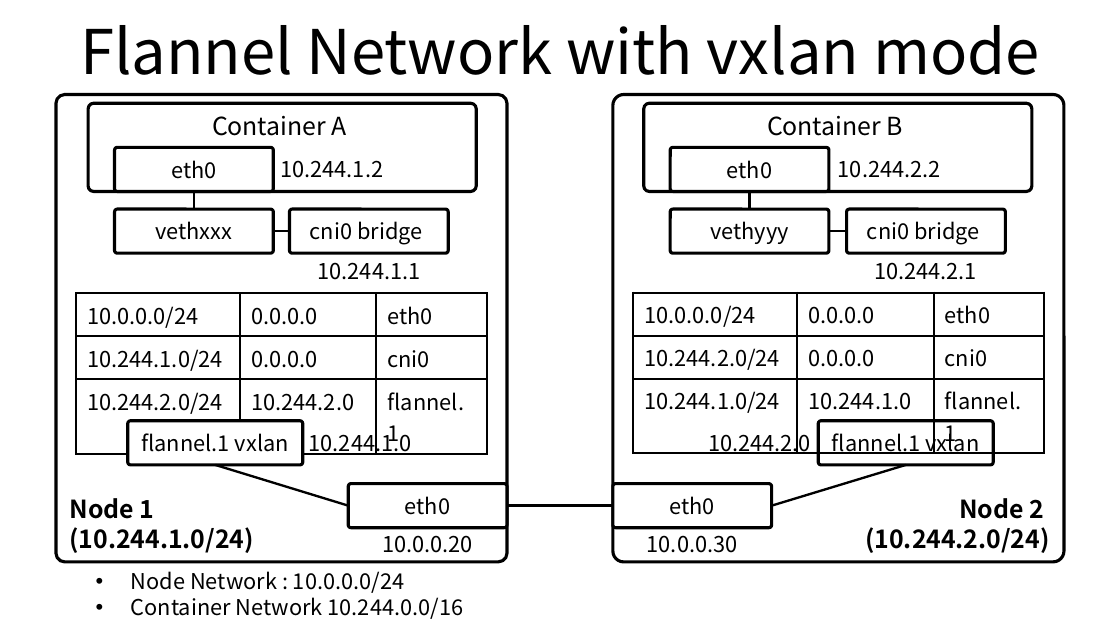
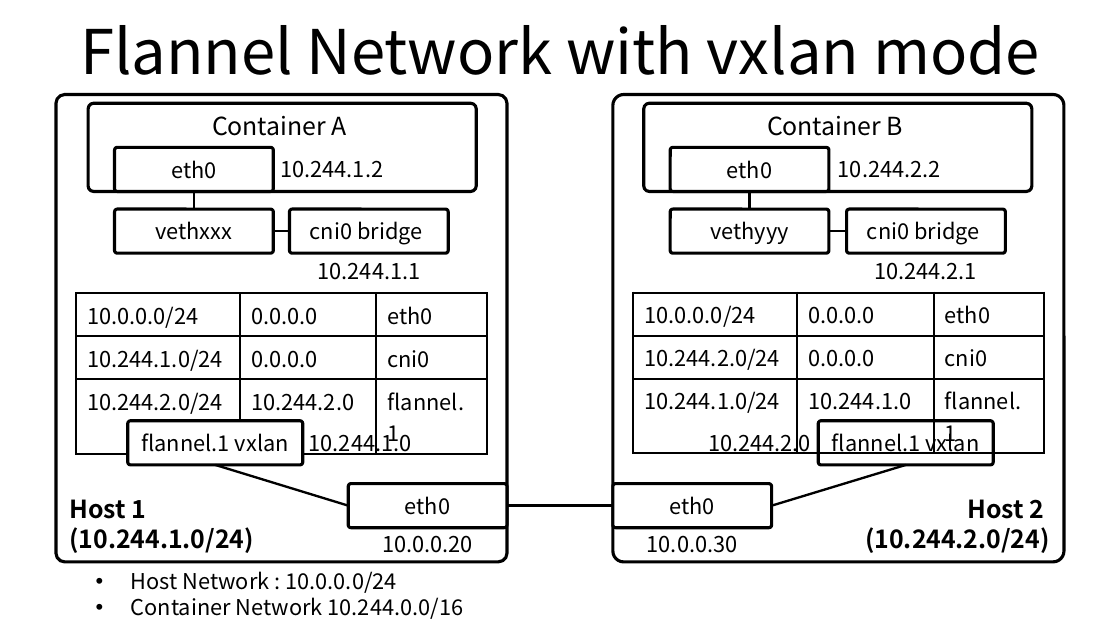
Before and after one commit to ssup2/blog-old, a slide deck: slide 3 of images/theory_analysis/Kubernetes_flannel_Plugin/Kubernetes_flannel_Plugin.pptx. Drawn at 1120x630 pixels with LibreOffice and Linux fonts; fonts in the diff are those of the drawing. Boxes give left, top, right and bottom in pixels: in the first picture for what was removed or moved away, otherwise in the second. Text is boxed around its words. In the diff, an @@ line names an element or a change of style, - is before the commit and + after.

```diff
--- a/images/theory_analysis/Kubernetes_flannel_Plugin/Kubernetes_flannel_Plugin.pptx
+++ b/images/theory_analysis/Kubernetes_flannel_Plugin/Kubernetes_flannel_Plugin.pptx
@@ text in rounded rectangle at [70,499,146,519]: text changed @@
-Node 1
+Host 1
@@ text in rounded rectangle at [967,499,1044,519]: text changed @@
-Node 2
+Host 2
@@ text in rounded rectangle at [131,571,396,593]: text changed @@
-• Node Network : 10.0.0.0/24
+• Host Network : 10.0.0.0/24
```
Also in this commit, not shown: 2 other slides changed, 13 other files.
